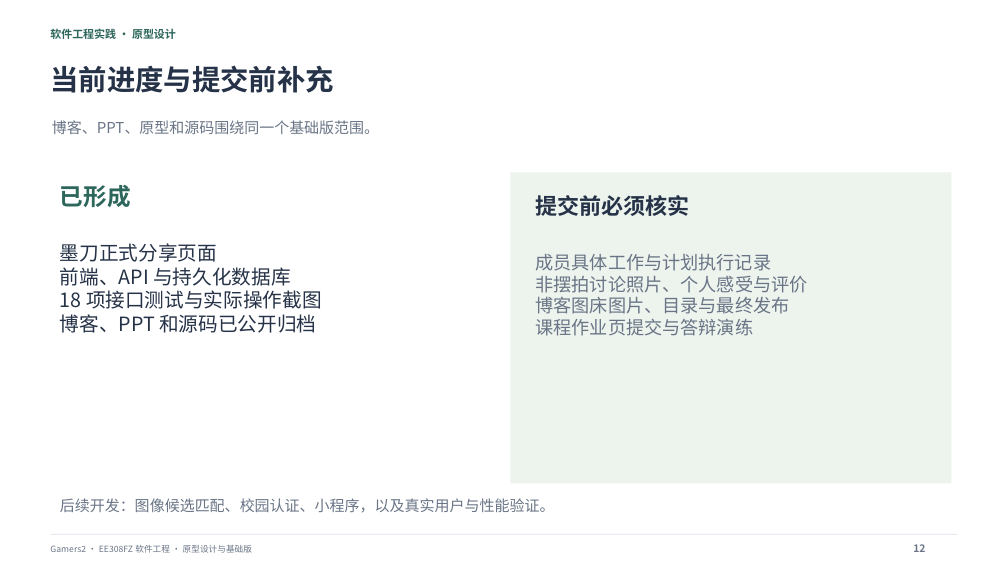
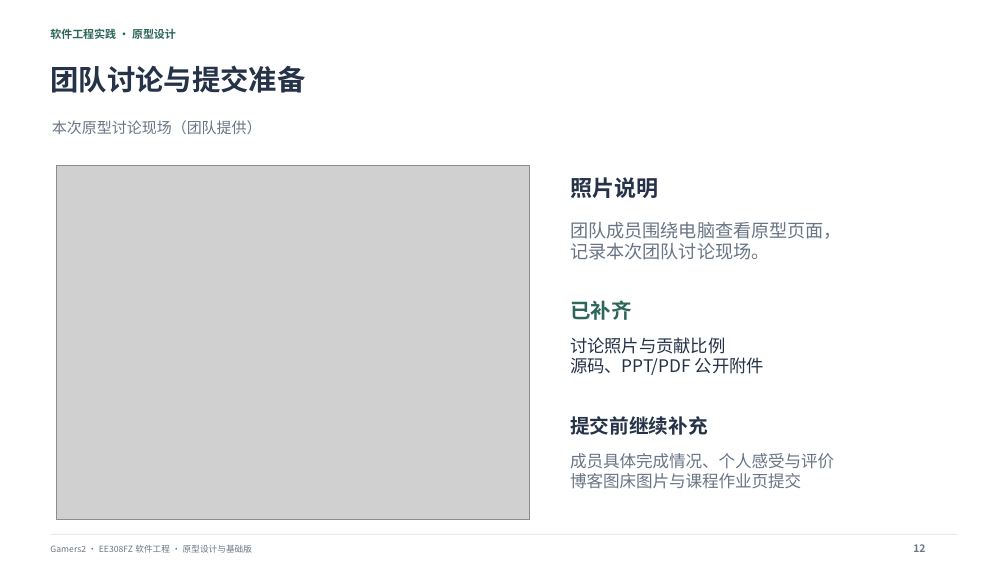
Before and after one commit to Zarvik188/FindBack-Gamers2-Prototype, a slide deck: slide 12 of deliverables/FindBack-Prototype.pptx. Drawn at 1008x567 pixels with LibreOffice and Linux fonts; fonts in the diff are those of the drawing; grey boxes stand for pictures. Boxes give left, top, right and bottom in pixels: in the first picture for what was removed or moved away, otherwise in the second. Text is boxed around its words. In the diff, an @@ line names an element or a change of style, - is before the commit and + after.

Commit message:
Add supplied team discussion photo to blog and presentation

```diff
--- a/deliverables/FindBack-Prototype.pptx
+++ b/deliverables/FindBack-Prototype.pptx
@@ text at bbox=[50, 65, 305, 93]: text changed @@
-当前进度与提交前补充
+团队讨论与提交准备
@@ text at bbox=[52, 120, 262, 134]: text changed @@
-博客、PPT、原型和源码围绕同一个基础版范围。
+本次原型讨论现场（团队提供）
@@ picture added at bbox=[57, 166, 529, 520] @@
@@ rectangle removed at bbox=[510, 172, 951, 483] @@
@@ text added at bbox=[570, 177, 658, 198], 21 pt, text #253247, bold @@
+照片说明
@@ text removed at bbox=[60, 185, 131, 207] @@
-已形成
@@ text removed at bbox=[536, 195, 690, 216] @@
-提交前必须核实
@@ text added at bbox=[570, 222, 842, 260], 17.2 pt, text #697586 @@
+团队成员围绕电脑查看原型页面，
+记录本次团队讨论现场。
@@ text removed at bbox=[60, 243, 322, 333] @@
-墨刀正式分享页面
-前端、API 与持久化数据库
-18 项接口测试与实际操作截图
-博客、PPT 和源码已公开归档
@@ text added at bbox=[570, 300, 632, 320], 19.5 pt, text #2D665B, bold @@
+已补齐
@@ text at bbox=[570, 337, 764, 375]: text changed; size 17.2 to 16.5 pt; text colour #697586 to #253247 @@
-成员具体工作与计划执行记录
-非摆拍讨论照片、个人感受与评价
-博客图床图片、目录与最终发布
-课程作业页提交与答辩演练
+讨论照片与贡献比例
+源码、PPT/PDF 公开附件
@@ text added at bbox=[570, 416, 708, 435], 18.8 pt, text #253247, bold @@
+提交前继续补充
@@ text added at bbox=[570, 453, 834, 489], 15.8 pt, text #697586 @@
+成员具体完成情况、个人感受与评价
+博客图床图片与课程作业页提交
@@ text removed at bbox=[60, 498, 555, 513] @@
-后续开发：图像候选匹配、校园认证、小程序，以及真实用户与性能验证。
```
Also in this commit, not shown: 1 other slide changed, 8 other files.
